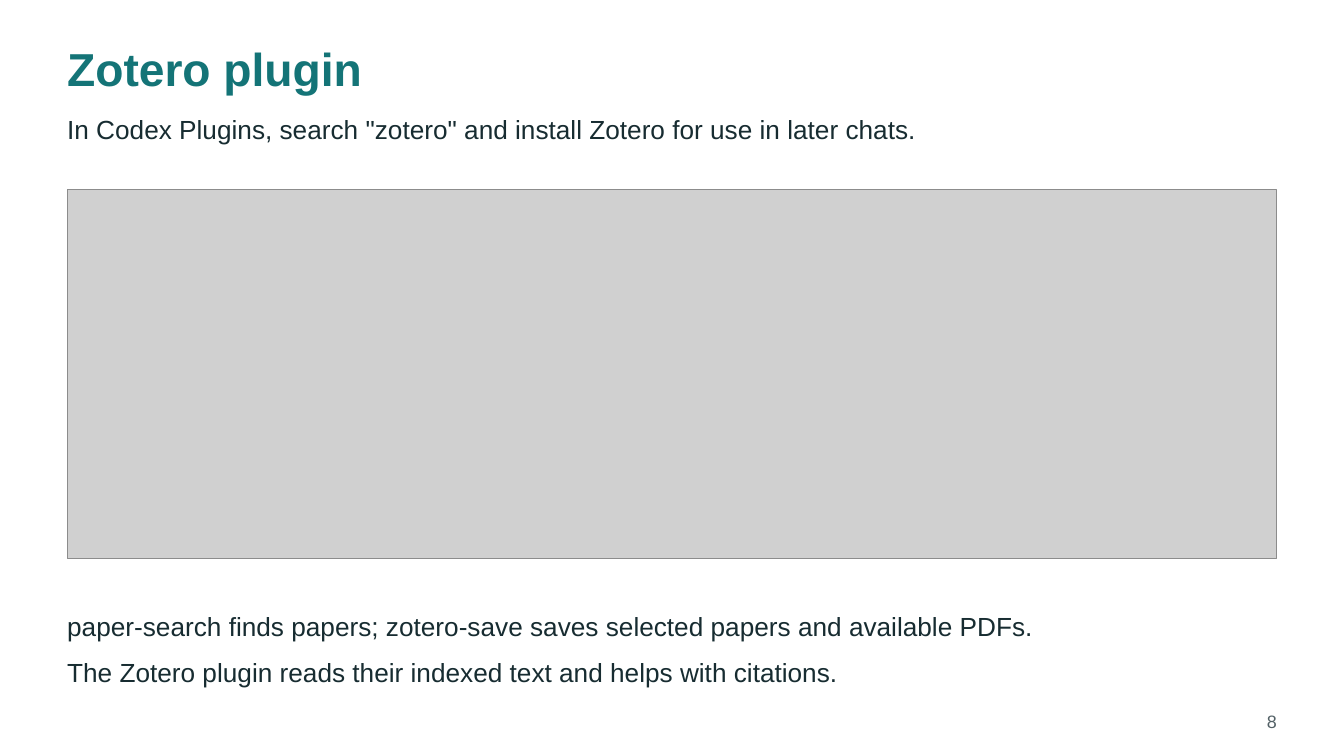
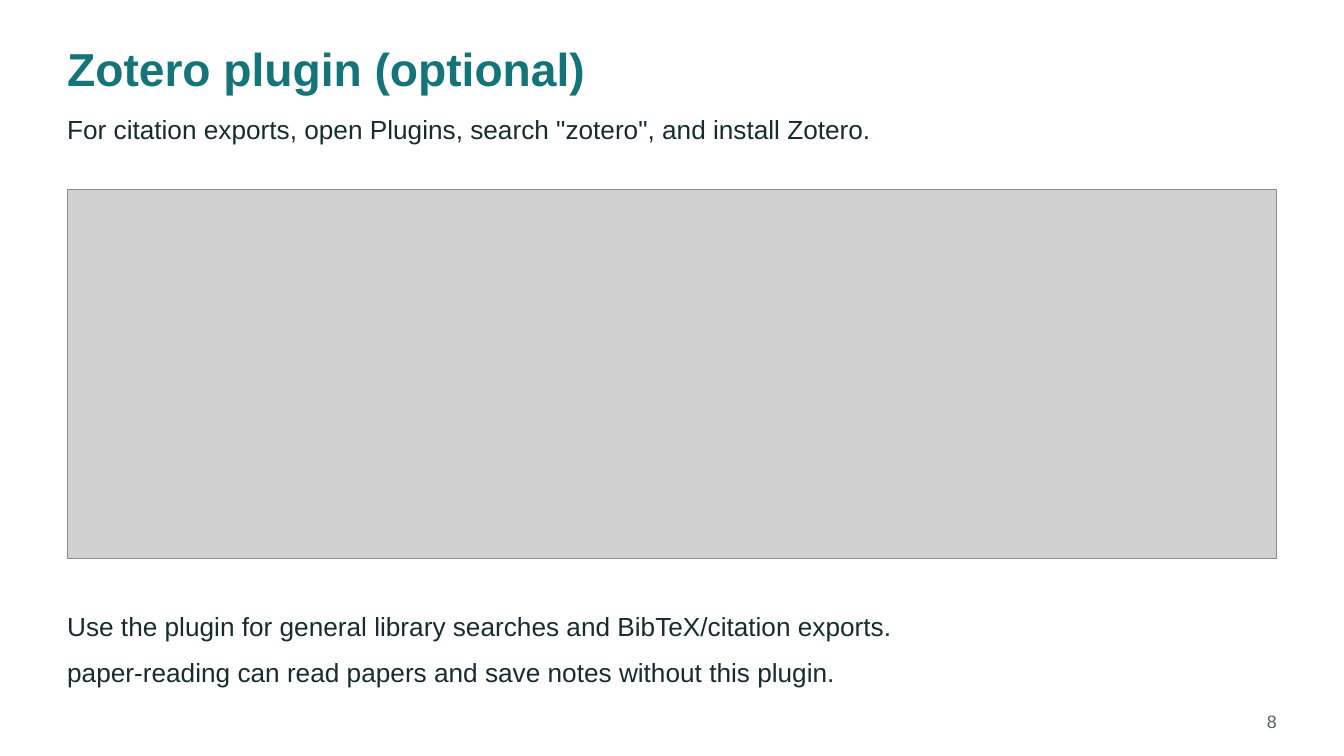
Before and after one commit to Alias-z/agentic-researcher-psc, a slide deck: slide 8 of instructor/slides/setup-guide.pptx. Drawn at 1344x756 pixels with LibreOffice and Linux fonts; fonts in the diff are those of the drawing; grey boxes stand for pictures. Boxes give left, top, right and bottom in pixels: in the first picture for what was removed or moved away, otherwise in the second. Text is boxed around its words. In the diff, an @@ line names an element or a change of style, - is before the commit and + after.

Commit message:
Update setup guides and slides for paper reading

```diff
--- a/instructor/slides/setup-guide.pptx
+++ b/instructor/slides/setup-guide.pptx
@@ text at box(67, 52, 585, 95): text changed @@
-Zotero plugin
+Zotero plugin (optional)
@@ text at box(67, 120, 870, 145): text changed @@
-In Codex Plugins, search "zotero" and install Zotero for use in later chats.
+For citation exports, open Plugins, search "zotero", and install Zotero.
@@ text at box(67, 617, 891, 642): text changed @@
-paper-search finds papers; zotero-save saves selected papers and available PDFs.
+Use the plugin for general library searches and BibTeX/citation exports.
@@ text at box(67, 663, 834, 688): text changed @@
-The Zotero plugin reads their indexed text and helps with citations.
+paper-reading can read papers and save notes without this plugin.
```
Also in this commit, not shown: 3 other slides changed, 2 slides added, 7 other files.
